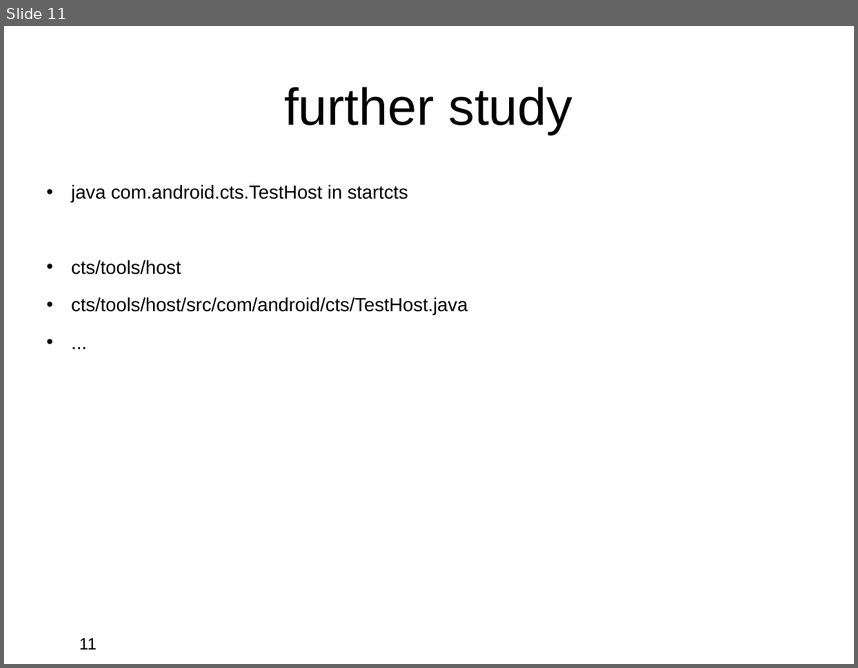
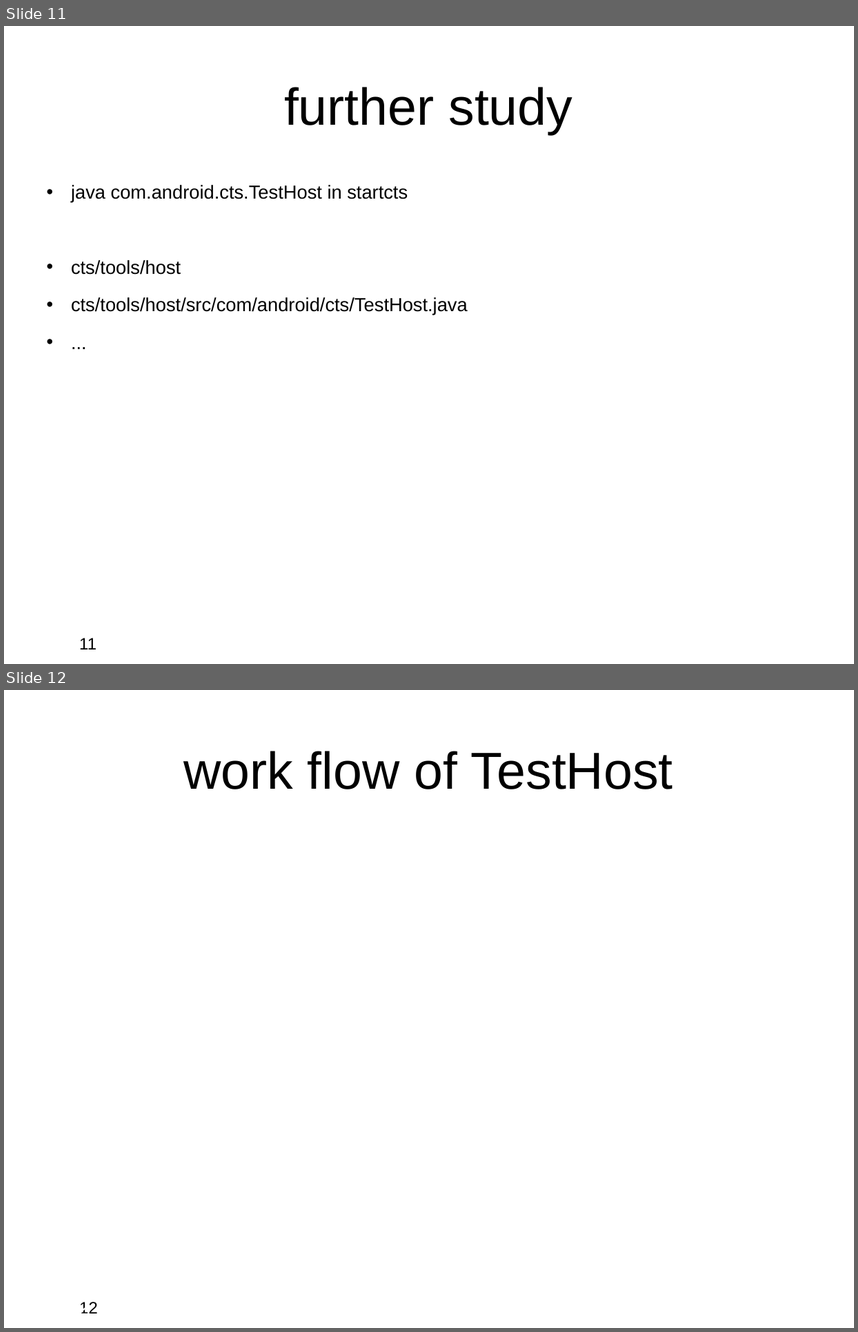
Before and after one commit to widerules/system-information, a slide deck: cts/CTS-deepin.ppt. Shown one above the other, each under a label of ours: slide 11 before the commit, slides 11 and 12 after it. The pictures are 858x668 and 858x1332 pixels, drawn with LibreOffice and Linux fonts; fonts in the diff are those of the drawing; background and template pictures are left out. Boxes give left, top, right and bottom in pixels: in the first picture for what was removed or moved away, otherwise in the second. Text is boxed around its words. In the diff, an @@ line names an element or a change of style, - is before the commit and + after.

```diff
--- a/cts/CTS-deepin.ppt
+++ b/cts/CTS-deepin.ppt
@@ slide 12 added at [4, 690, 854, 1328], background picture (left out); not listed: 2 template elements that a slide beside it also shows @@
@@ text added at [183, 751, 673, 789], 44 pt, text #000000 @@
+work flow of TestHost
@@ page number added at [67, 1301, 90, 1313], 18 pt, text #FFFFFF @@
+12
```
Also in this commit, not shown: 5 slides changed, 1 other slide added, 4 other files.
